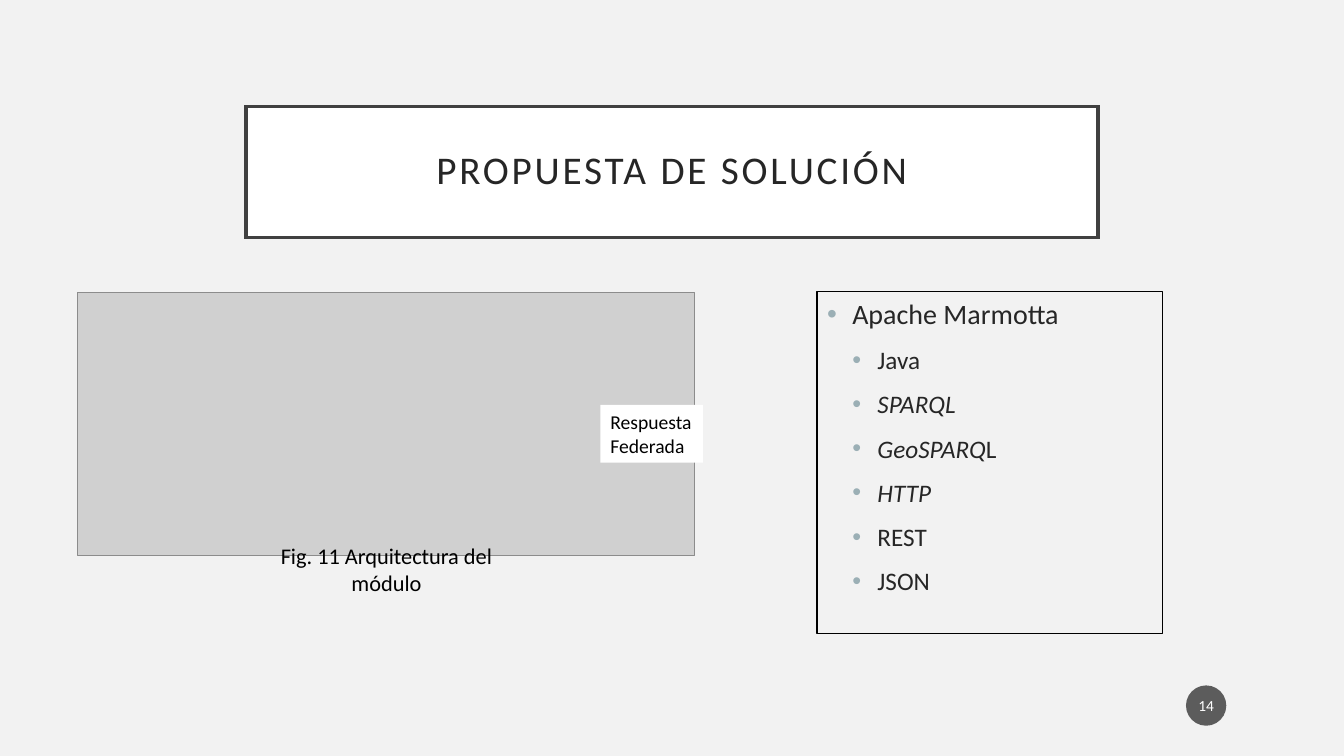
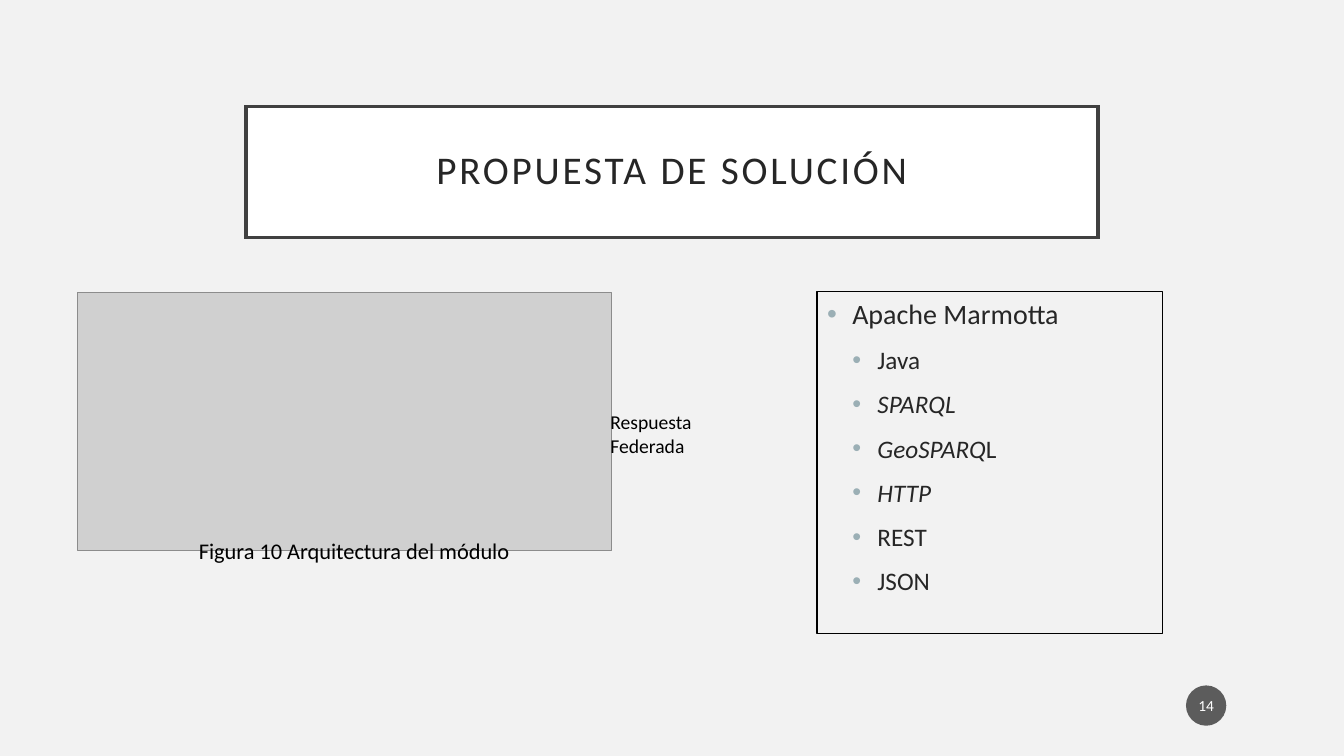
Before and after one commit to Osw1997/Proyecto-Terminal-1, a slide deck: slide 14 of Final/Presentacion.pptx. Drawn at 1344x756 pixels with LibreOffice and Linux fonts; fonts in the diff are those of the drawing; grey boxes stand for pictures. Boxes give left, top, right and bottom in pixels: in the first picture for what was removed or moved away, otherwise in the second. Text is boxed around its words. In the diff, an @@ line names an element or a change of style, - is before the commit and + after.

```diff
--- a/Final/Presentacion.pptx
+++ b/Final/Presentacion.pptx
@@ picture: place and size @@
-picture at <box>78,292,695,556</box>
+picture at <box>78,292,612,551</box>
@@ text "Respuesta Federada": place and size @@
-text "Respuesta Federada" at <box>601,405,704,463</box>
+text "Respuesta Federada" at <box>610,413,691,458</box>
@@ text "Respuesta Federada" at <box>610,413,691,458</box>: fill #FFFFFF to none @@
@@ text at <box>199,543,509,563</box>: text changed @@
-Fig. 11 Arquitectura del módulo
+Figura 10 Arquitectura del módulo
```
Also in this commit, not shown: 11 other slides changed, 10 slides added.
